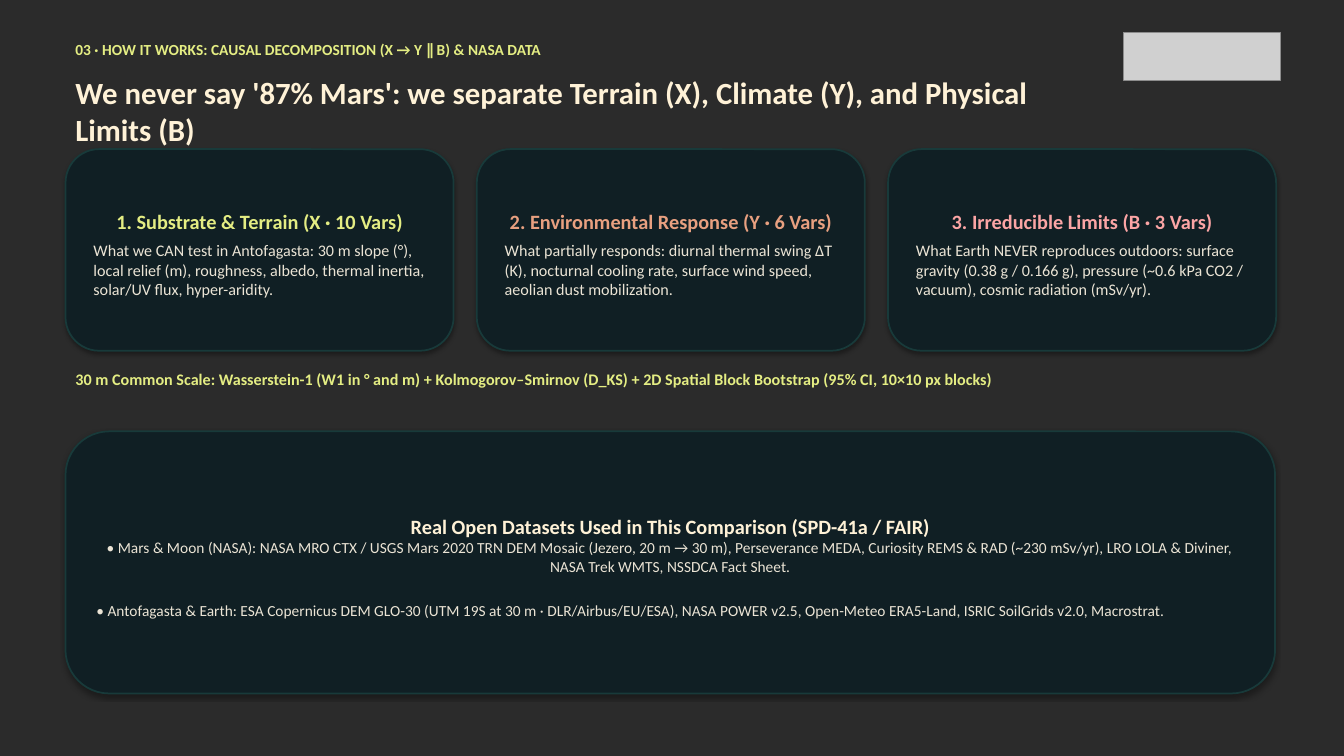
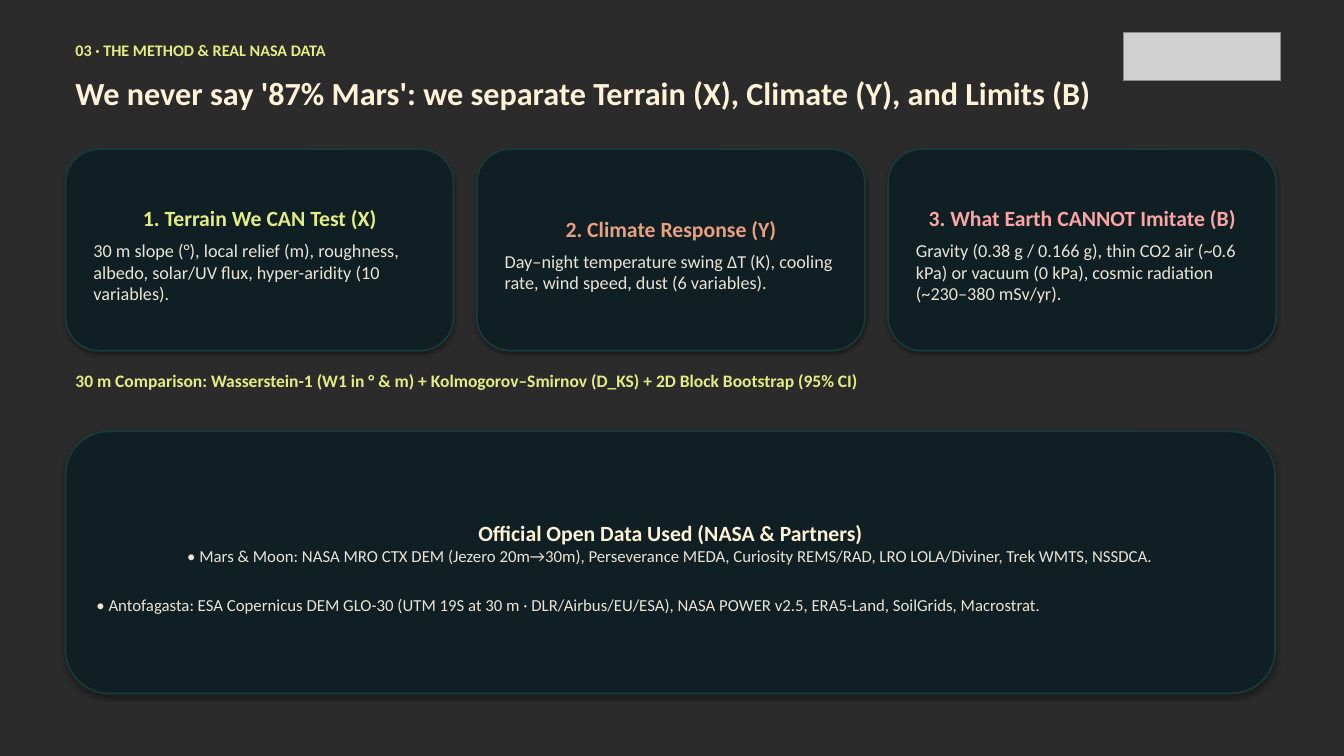
Before and after one commit to AnGeMoNs/Ckepi, a slide deck: slide 4 of docs/nehe/ckepi-pitch-en.pptx. Drawn at 1344x756 pixels with LibreOffice and Linux fonts; fonts in the diff are those of the drawing; grey boxes stand for pictures; background and template pictures are left out; a plain dark background stands for a picture behind light text. Boxes give left, top, right and bottom in pixels: in the first picture for what was removed or moved away, otherwise in the second. Text is boxed around its words. In the diff, an @@ line names an element or a change of style, - is before the commit and + after.

```diff
--- a/docs/nehe/ckepi-pitch-en.pptx
+++ b/docs/nehe/ckepi-pitch-en.pptx
@@ text at [75, 45, 326, 56]: text changed; size 11 to 11.5 pt @@
-03 · HOW IT WORKS: CAUSAL DECOMPOSITION (X → Y ∥ B) & NASA DATA
+03 · THE METHOD & REAL NASA DATA
@@ text at [75, 81, 1090, 110]: text changed; size 22 to 23 pt @@
-We never say '87% Mars': we separate Terrain (X), Climate (Y), and Physical Limits (B)
+We never say '87% Mars': we separate Terrain (X), Climate (Y), and Limits (B)
@@ text in rounded rectangle at [93, 210, 399, 303]: text changed; size 11.5 to 13 pt @@
-1. Substrate & Terrain (X · 10 Vars)
-What we CAN test in Antofagasta: 30 m slope (°), local relief (m), roughness, albedo, thermal inertia, solar/UV flux, hyper-aridity.
+1. Terrain We CAN Test (X)
+30 m slope (°), local relief (m), roughness, albedo, solar/UV flux, hyper-aridity (10 variables).
@@ text in rounded rectangle at [505, 221, 832, 292]: text changed; size 11.5 to 13 pt @@
-2. Environmental Response (Y · 6 Vars)
-What partially responds: diurnal thermal swing ΔT (K), nocturnal cooling rate, surface wind speed, aeolian dust mobilization.
+2. Climate Response (Y)
+Day–night temperature swing ΔT (K), cooling rate, wind speed, dust (6 variables).
@@ text in rounded rectangle at [916, 210, 1236, 303]: text changed; size 11.5 to 13 pt @@
-3. Irreducible Limits (B · 3 Vars)
-What Earth NEVER reproduces outdoors: surface gravity (0.38 g / 0.166 g), pressure (~0.6 kPa CO2 / vacuum), cosmic radiation (mSv/yr).
+3. What Earth CANNOT Imitate (B)
+Gravity (0.38 g / 0.166 g), thin CO2 air (~0.6 kPa) or vacuum (0 kPa), cosmic radiation (~230–380 mSv/yr).
@@ text at [75, 374, 857, 390]: text changed; size 11.5 to 12.5 pt @@
-30 m Common Scale: Wasserstein-1 (W1 in ° and m) + Kolmogorov–Smirnov (D_KS) + 2D Spatial Block Bootstrap (95% CI, 10×10 px blocks)
+30 m Comparison: Wasserstein-1 (W1 in ° & m) + Kolmogorov–Smirnov (D_KS) + 2D Block Bootstrap (95% CI)
@@ text in rounded rectangle at [109, 525, 1152, 614]: text changed; size 11 to 12 pt @@
-Real Open Datasets Used in This Comparison (SPD-41a / FAIR)
-• Mars & Moon (NASA): NASA MRO CTX / USGS Mars 2020 TRN DEM Mosaic (Jezero, 20 m → 30 m), Perseverance MEDA, Curiosity REMS & RAD (~230 mSv/yr), LRO LOLA & Diviner, NASA Trek WMTS, NSSDCA Fact Sheet.
-• Antofagasta & Earth: ESA Copernicus DEM GLO-30 (UTM 19S at 30 m · DLR/Airbus/EU/ESA), NASA POWER v2.5, Open-Meteo ERA5-Land, ISRIC SoilGrids v2.0, Macrostrat.
+Official Open Data Used (NASA & Partners)
+• Mars & Moon: NASA MRO CTX DEM (Jezero 20m→30m), Perseverance MEDA, Curiosity REMS/RAD, LRO LOLA/Diviner, Trek WMTS, NSSDCA.
+• Antofagasta: ESA Copernicus DEM GLO-30 (UTM 19S at 30 m · DLR/Airbus/EU/ESA), NASA POWER v2.5, ERA5-Land, SoilGrids, Macrostrat.
```
Also in this commit, not shown: 6 other slides changed, 15 other files.
